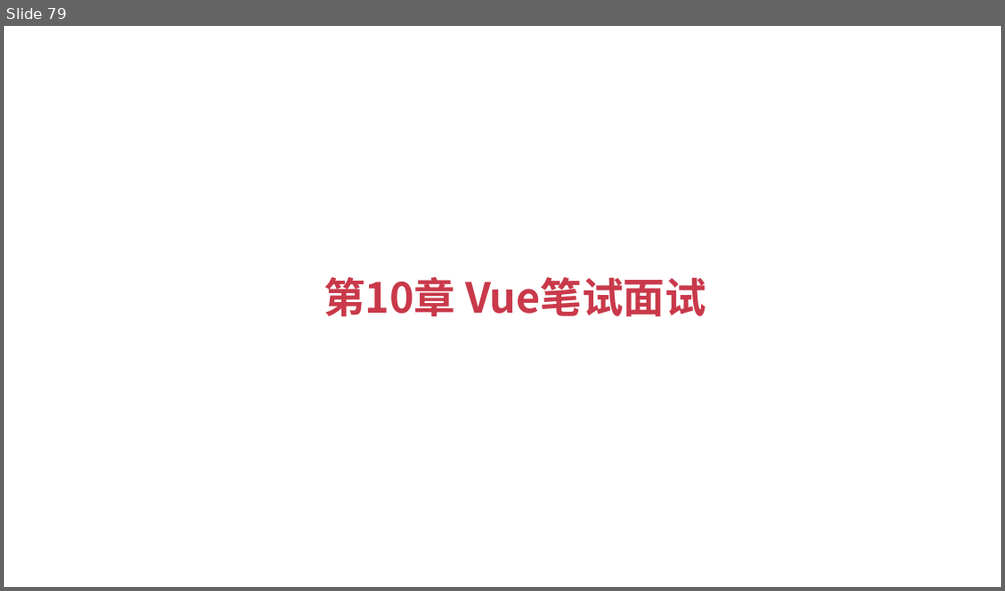
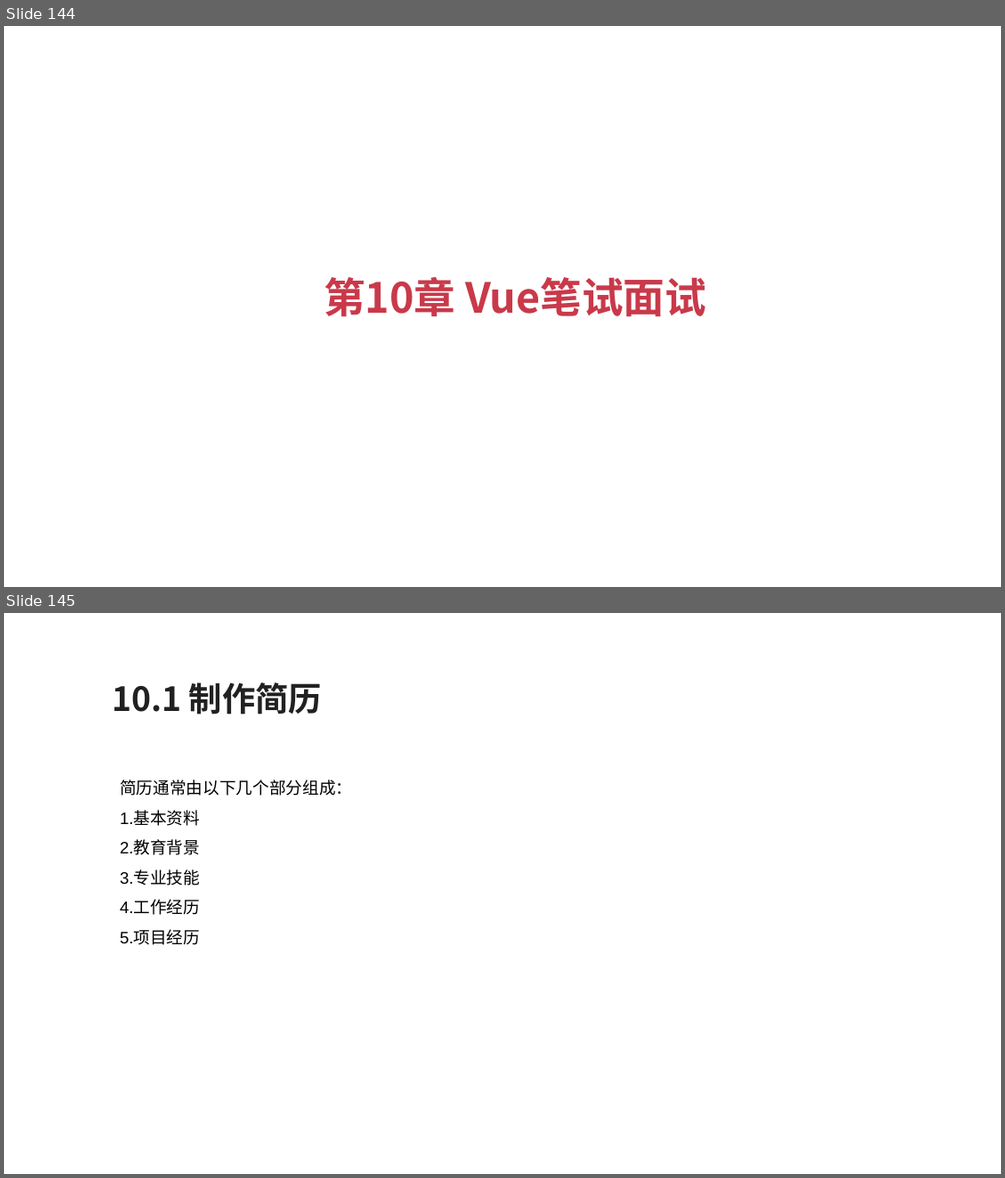
Before and after one commit to zouyujie/vue3_book_codes, a slide deck: Vue3+TypeScript开发指南.pptx. Shown one above the other, each under a label of ours: slide 79 before the commit, slides 144 and 145 after it. The pictures are 1005x591 and 1005x1178 pixels, drawn with LibreOffice and Linux fonts; fonts in the diff are those of the drawing. Boxes give left, top, right and bottom in pixels: in the first picture for what was removed or moved away, otherwise in the second. Text is boxed around its words. In the diff, an @@ line names an element or a change of style, - is before the commit and + after.

```diff
--- a/Vue3+TypeScript开发指南.pptx
+++ b/Vue3+TypeScript开发指南.pptx
@@ slide 145 added at (x1=4, y1=613, x2=1001, y2=1174), background #FFFFFF @@
@@ text added at (x1=112, y1=682, x2=322, y2=714), 24 pt, text #212121, bold @@
+10.1 制作简历
@@ text added at (x1=120, y1=779, x2=352, y2=945), 12 pt, text #000000 @@
+简历通常由以下几个部分组成：
+1.基本资料
+2.教育背景
+3.专业技能
+4.工作经历
+5.项目经历
@@ what was slide 79 is now slide 144 @@
```
Also in this commit, not shown: 69 other slides added.
